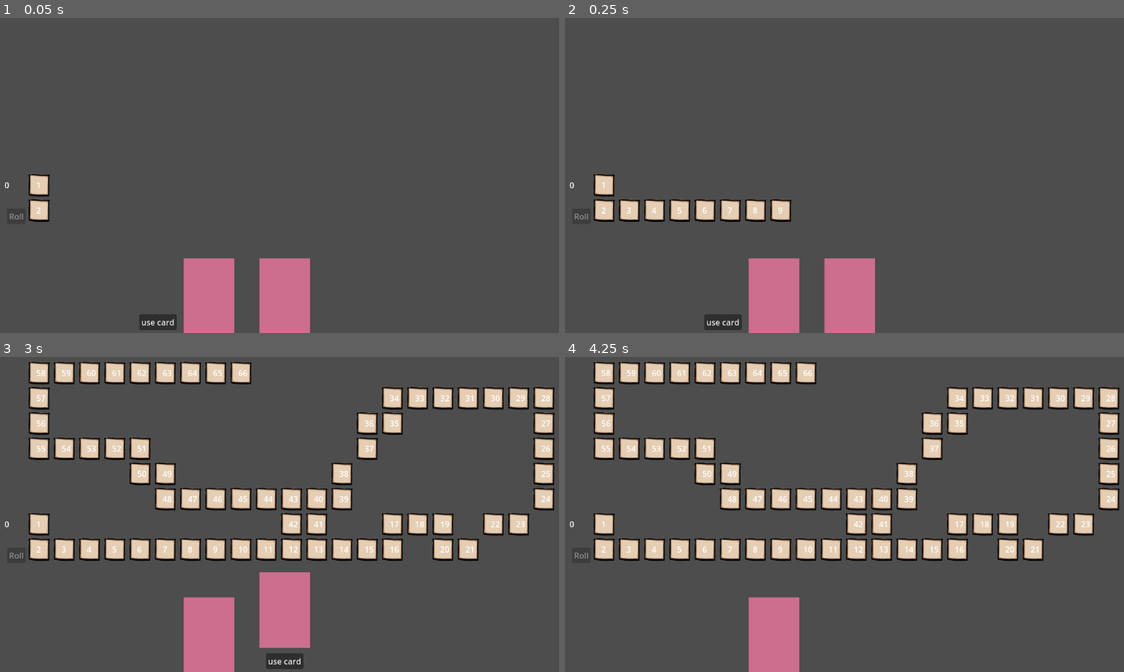
Above: before the commit, frames 1-4 (two rows, left to right).
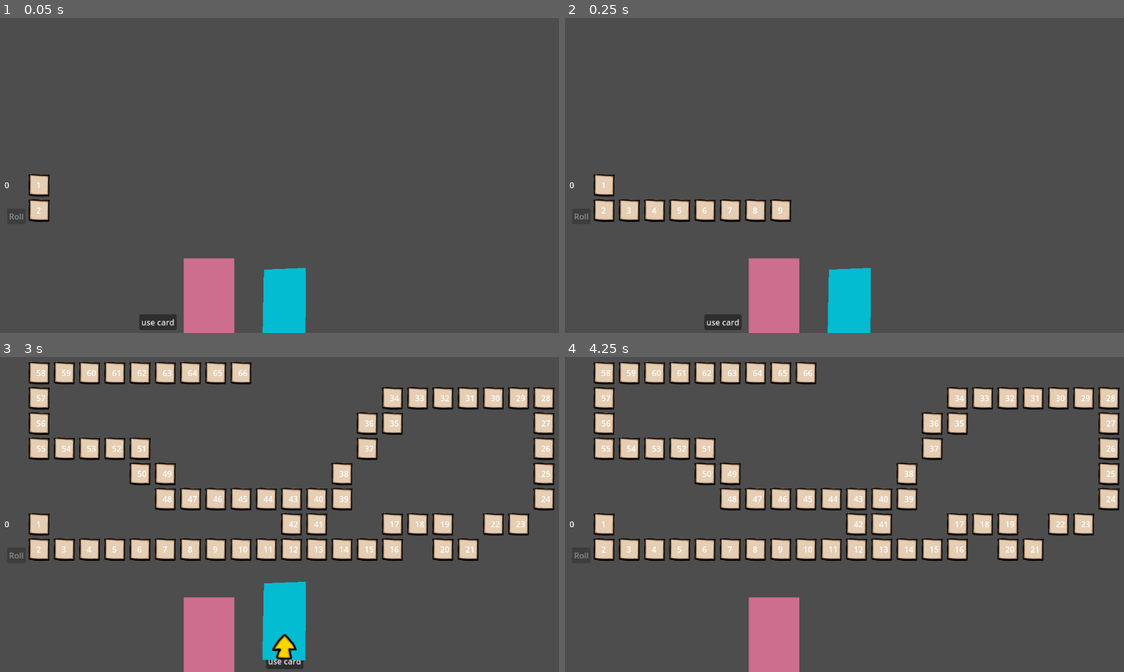
Above: after the commit, the same moments.

Repository: JJWithNoSauce/BandaiSnakeProject
Game: Godot game, scene res://scene/main.tscn
The game is run twice, just before and just after one commit, with the same random seed, the same clock (stepped at 60 frames per second) and the same inputs. This scene is started directly instead of the project's main scene.
Inputs (mouse positions are in pixels of both pictures, inside the frame that each line leads up to):
- Up to frame 1 (0.05 s): no input
- Up to frame 2 (0.25 s): no input
- Up to frame 3 (3 s): click "use card" at 0.5 s; move the mouse to (206, 634) at 1.27 s; press the mouse at (206, 634) at 1.28 s; release the mouse at (206, 634) at 2 s; click "use card" at 2 s; tap Enter at 2.75 s; move the mouse to (285, 634) at 2.77 s; click (285, 634) at 2.85 s
- Up to frame 4 (4.25 s): click "use card" at 3.5 s

The runs differ from the first frame. In frame 1, 2.2% of the frame differs, in the area x 46-56%, y 76-100%; in frame 2, 2.2%; in frame 3, 2.5%, in the area x 46-56%, y 68-97%; in frame 4, nothing differs.
Error in both runs: Invalid type in function 'rpc_id' in base 'Callable'. Cannot convert argument 1 from Nil to int. (res://scripts/network/gameController.gd:39)

Commit message:
mytime comp

Diff:
--- a/scene/card/cardMyTime.tscn
+++ b/scene/card/cardMyTime.tscn
@@ -6,7 +6,7 @@
 [ext_resource type="PackedScene" uid="uid://ds4waxpukap80" path="res://scene/component/game/comp_action_walkInRoll.tscn" id="2_840p1"]
 
 [sub_resource type="RectangleShape2D" id="RectangleShape2D_oxfg4"]
-size = Vector2(139, 234)
+size = Vector2(88, 158)
 
 [node name="cardMyTime" type="Node2D"]
 script = ExtResource("1_pmud1")
@@ -16,13 +16,15 @@
 [node name="comp_card_select" parent="." instance=ExtResource("1_oxucl")]
 
 [node name="CollisionShape2D" type="CollisionShape2D" parent="comp_card_select"]
-position = Vector2(1, 0)
+position = Vector2(0, -4)
 shape = SubResource("RectangleShape2D_oxfg4")
 
 [node name="CompSelectSelf" parent="." instance=ExtResource("1_rtydj")]
 
 [node name="Polygon2D" type="Polygon2D" parent="."]
+position = Vector2(-1, -2)
+scale = Vector2(0.609155, 0.670937)
 color = Color(0.0196078, 0.737255, 0.823529, 1)
-polygon = PackedVector2Array(-66, -113, -71, 113, 71, 117, 71, -118)
+polygon = PackedVector2Array(-66, -113, -71, 113, 69.0459, 114.358, 71, -118)
 
 [connection signal="selectPlayer" from="CompSelectSelf" to="." method="_on_comp_select_self_select_player"]
--- a/scripts/card/cardMagnat.gd
+++ b/scripts/card/cardMagnat.gd
@@ -3,5 +3,5 @@
 func _on_comp_select_all_in_range_select_player(players):
 	for i in players :
 		var step = ActionControl.nowPlayer.stepNow - i.stepNow
-		var dir = step/abs(step)
+		var dir = (1+step)/(abs(step)+1)
 		$CompActionWalk.walkingStep(i,abs(step),dir)
--- a/scripts/main.gd
+++ b/scripts/main.gd
@@ -10,6 +10,7 @@
 	add_to_group("system")
 	add_to_group("moving")
 	add_to_group("network")
+	add_to_group("card")
 
 func _process(delta):
 	pass
@@ -42,14 +43,16 @@
 	GameController.server_roll.rpc(reqPoint)
 	await Lib.wait(0.2)
 	point = GameController.point
-
-	get_tree().call_group("moving","on_walkToStep",point,1)
-
 	reqPoint = 0
-	$ui/point.text = str(point)
 	$ui/roll.disabled = true
 	$trunTimeout.stop()
+	$ui/point.text = str(point)
 	isWalkRoll = true
+
+	if walkInRoll-1: $ui/point.text = str(point) + " * " + str(walkInRoll)
+	point = point * walkInRoll
+	get_tree().call_group("moving","on_walkToStep",point,1)
+	walkInRoll = 1
 
 func on_walked():
 	if not isWalkRoll : return
@@ -70,3 +73,4 @@
 
 func on_setWalkInRoll(mu):
 	walkInRoll = mu
+	$ui/point.text = str(point) + " * " + str(walkInRoll)
--- a/scripts/network/actionControl.gd
+++ b/scripts/network/actionControl.gd
@@ -2,6 +2,9 @@
 
 var playersStat = {}
 var nowPlayer : Player
+
+func _ready():
+	add_to_group("card")
 
 func setNowPlayer(id):
 	nowPlayer = playersStat[id]
--- a/scripts/player.gd
+++ b/scripts/player.gd
@@ -54,20 +54,17 @@
 	stepNow += 1 * dir
 	nextPos = ladder.getPosFromStep(stepNow)
 	await Lib.wait(0.2)
-	if stepNow < 5:
+	if stepNow != ladder.step:
 		if s > 1 :
 			on_walkToStep(s-1,dir)
 		else :
 			get_tree().call_group("system","on_walked")
 			isWalk = false
 		return
-	#debug
-	GameController.server_win.rpc(info["name"])
-	return
 
 	if s > 0 : on_walkToStep(s-1,-dir)
 	else :
-		get_tree().call_group("system","on_winned")
+		GameController.server_win.rpc(info["name"])
 
 func setStep(s):
 	var pos = ladder.getPosFromStep(s)
--- a/scripts/ui/cardContainer.gd
+++ b/scripts/ui/cardContainer.gd
@@ -1,6 +1,7 @@
 extends CanvasLayer
 var cardsPos = {}
-var card:PackedScene = load("res://scene/card/cardMagnet.tscn")
+var card
+var cards = ["res://scene/card/cardMagnet.tscn","res://scene/card/cardMyTime.tscn"]
 
 func _ready():
 	add_to_group("card")
@@ -16,7 +17,8 @@
 	cardsPos[node.position] = null
 
 func draw():
-	var ins = card.instantiate()
+	card = cards.pick_random()
+	var ins = load(card).instantiate()
 
 	for i in cardsPos:
 		if cardsPos[i] : continue
